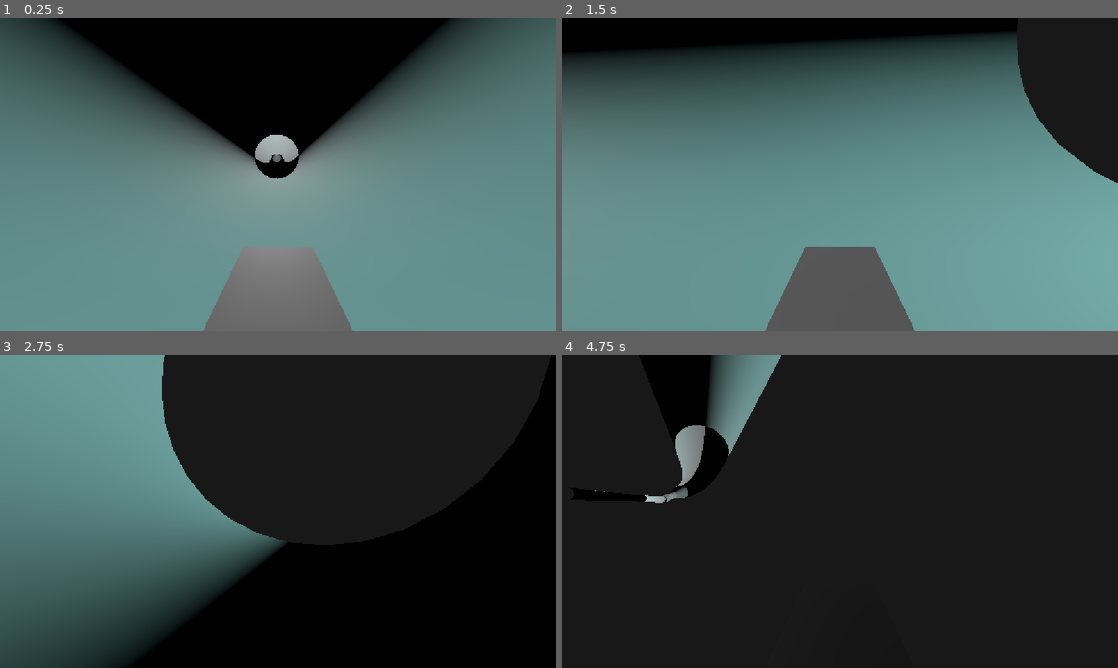
Above: before the commit, frames 1-4 (two rows, left to right).
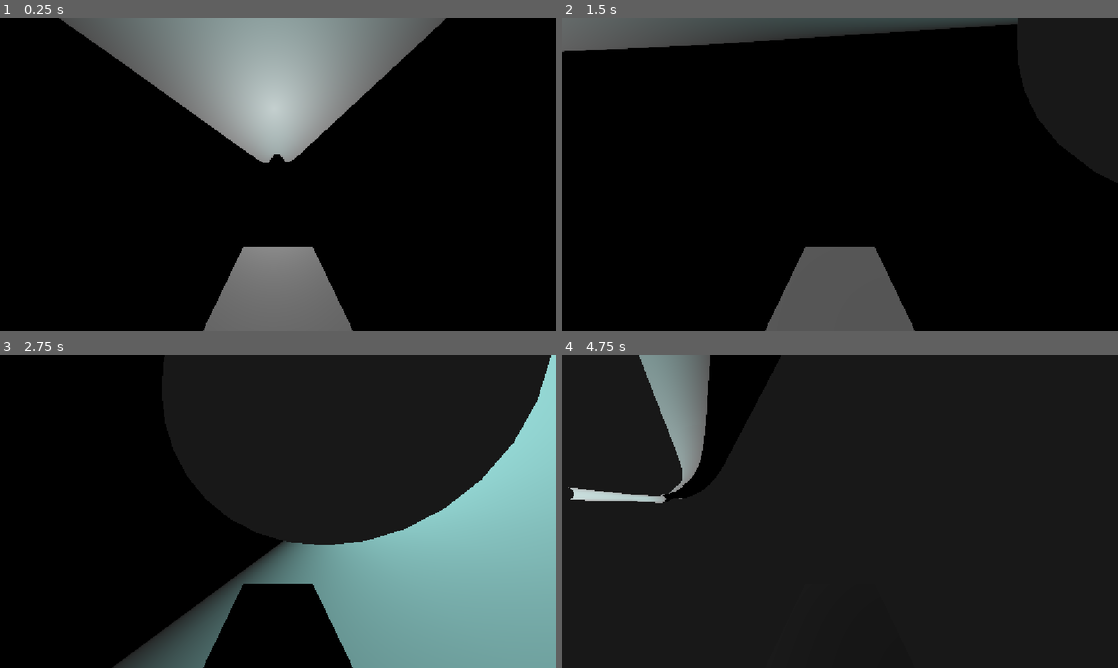
Above: after the commit, the same moments.

Repository: eternaldensity/pipe-survivor
Game: Godot game, scene res://main.tscn
The game is run twice, just before and just after one commit, with the same random seed, the same clock (stepped at 60 frames per second) and the same inputs.
Inputs:
- Up to frame 1 (0.25 s): no input
- Up to frame 2 (1.5 s): hold Right (ui_right) 0.53-1.28 s; hold Down (ui_down) from 1.28 s (still down)
- Up to frame 3 (2.75 s): release Down (ui_down) at 2.03 s; hold Right (ui_right) from 2.03 s (still down)
- Up to frame 4 (4.75 s): release Right (ui_right) at 2.78 s; hold Up (ui_up) 2.78-3.53 s; hold Left (ui_left) from 3.53 s (still down); tap Enter at 4.25 s

The runs differ from the first frame. In frame 1, 93% of the frame differs, in the area x 0-100%, y 0-100%; in frame 2, 86%; in frame 3, 61%; in frame 4, 5.3%.

Commit message:
Flip straight pipe normals inward for consistent interior lighting

Diff:
--- a/straight_pipe_section.gd
+++ b/straight_pipe_section.gd
@@ -19,7 +19,16 @@
 	m.radial_segments = PipeSection.RING_SEGMENTS
 	m.cap_top       = false
 	m.cap_bottom    = false
-	mesh_instance.mesh = m
+
+	# CylinderMesh normals point outward; the vehicle views the pipe from the
+	# inside, so flip them to point inward for consistent lighting with bends.
+	var st := SurfaceTool.new()
+	st.create_from(m, 0)
+	# Regenerate normals pointing inward (opposite the default outward ones).
+	st.generate_normals(true)
+	var am := st.commit()
+	mesh_instance.mesh = am
+
 	mesh_instance.create_trimesh_collision()
 	# this auto-generates a StaticBody3D with correct collision as a sibling
 	await get_tree().process_frame  # let the child node appear
